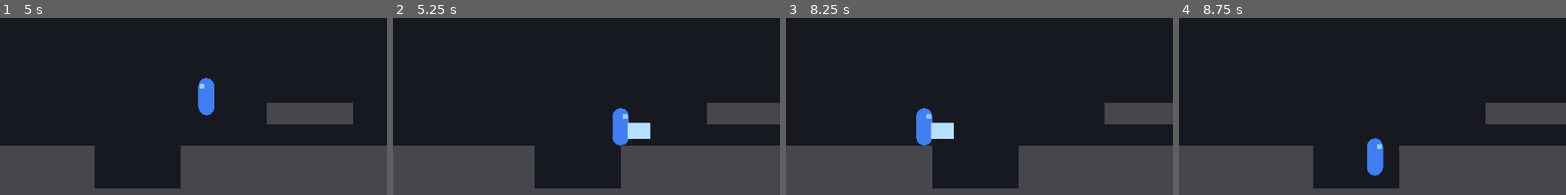
Above: before the commit, frames 1-4 (left to right).
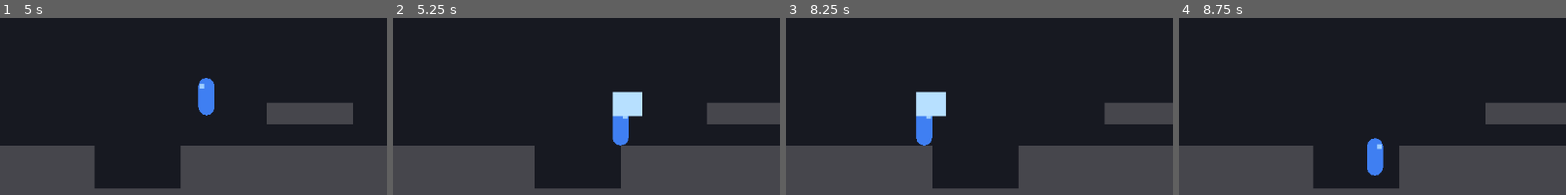
Above: after the commit, the same moments.

Repository: amin8448/rostam_haft_khan
Game: Godot game, scene res://scenes/world/main.tscn
The game is run twice, just before and just after one commit, with the same random seed, the same clock (stepped at 60 frames per second) and the same inputs.
Inputs:
- Up to frame 1 (5 s): tap Enter at 0.5 s; hold Right (move_right) 0.53-2.03 s; tap Z (attack) at 0.6, 1.55, 2.1, 3.05, 3.6, 4.55 s; tap Space (jump) at 0.77, 0.8, 1.07, 1.35, 1.52, 1.82, 2.3, 3.02, 3.32, 3.77, 3.8, 4.07, 4.35, 4.52, 4.82 s; hold Left (move_left) 2.03-2.78 s; hold Right (move_right) 2.78-4.28 s; tap E (interact) at 2.85 s; hold Left (move_left) from 4.28 s (still down)
- Up to frame 2 (5.25 s): release Left (move_left) at 5.03 s; hold Right (move_right) from 5.03 s (still down); tap Z (attack) at 5.1 s
- Up to frame 3 (8.25 s): tap Space (jump) at 5.3, 6.02, 6.32, 6.77, 6.8, 7.07, 7.35, 7.52, 7.82 s; release Right (move_right) at 5.78 s; hold Left (move_left) 5.78-7.28 s; tap E (interact) at 5.85 s; tap Z (attack) at 6.05, 6.6, 7.55, 8.1 s; hold Right (move_right) from 7.28 s (still down)
- Up to frame 4 (8.75 s): keep holding Right (move_right); tap Space (jump) at 8.3 s
The pictures show only the part of the screen within x 23-73%, y 50-100%; the shares and areas given below are measured in that part.

Frame 1 is identical in both runs. In frame 2, 1.7% of the frame differs, in the area x 56-67%, y 41-69%; in frame 3, 1.7%, in the area x 33-44%, y 41-69%; in frame 4, nothing differs.

Commit message:
Give the air swing its own reach and height, and raise the Vultures
mace_reach and mace_height become per-swing arrays, the same pattern as
swing_size. The air swing is 44 by 36 rather than 34 by 24, sits 34 px above
Rostam's centre instead of 6 below, and reaches backwards rather than forwards
so the box straddles him: that is what lets it cover the space directly overhead
as well as in front. The ground swings are untouched.

That alone did not achieve the goal, and measuring said why. Rostam's jump apex
put his head at 593 while the Vultures sat at 630, so on the way up his hurtbox
went clean through their contact box before the mace ever opened: he took the
hit, the stun swallowed the attack input, and the swing never happened. The
mace can be moved; his head cannot.

So both Vultures in room 2 move from y 630 to 576, above the top of his jump.
His head now tops out 9 px below their contact box and he cannot reach it from
the floor at all, while the mace overlaps them across a 52 px band around the
apex, which is about 12 ticks of arc against a 5 tick swing.

hover_width drops from 56 to 28 so a drifting Vulture stays inside the air
swing's box while Rostam is under its anchor, which is the fallback that was
offered and it was needed.

test_vulture now kills it from directly underneath, still drifting, in two jumps
and on full health. Note detect_width has to go negative to disable diving, not
to zero: zero still fires on exact alignment, which is exactly where Rostam
stands for this test, so the first attempt measured a dive instead of a swing.

Design doc sections 5 and 6 updated. All ten suites pass.

Co-Authored-By: Claude Opus 5 <noreply@anthropic.com>

Diff:
--- a/scenes/rooms/khan1_02_reeds.tscn
+++ b/scenes/rooms/khan1_02_reeds.tscn
@@ -40,7 +40,7 @@
 target_room = "res://scenes/rooms/khan1_03_cliffs.tscn"
 
 [node name="VultureWest" parent="." instance=ExtResource("9_vulture")]
-position = Vector2(560, 630)
+position = Vector2(560, 576)
 
 [node name="VultureEast" parent="." instance=ExtResource("9_vulture")]
-position = Vector2(960, 630)
+position = Vector2(960, 576)
--- a/scripts/enemies/vulture.gd
+++ b/scripts/enemies/vulture.gd
@@ -11,8 +11,10 @@
 enum State { HOVER, TELEGRAPH, DIVE, RETURN }
 
 @export_group("Hover")
-## Half-width and half-height of the figure-eight around the anchor.
-@export var hover_width: float = 56.0
+## Half-width and half-height of the figure-eight around the anchor. The width
+## is kept under 30 so the Vulture never drifts out of the air swing's box while
+## Rostam is directly beneath its anchor.
+@export var hover_width: float = 28.0
 @export var hover_height: float = 20.0
 ## Radians per second along the curve. One lap takes about 5 s at 1.2.
 @export var hover_speed: float = 1.2
--- a/scripts/player/rostam.gd
+++ b/scripts/player/rostam.gd
@@ -51,8 +51,11 @@
 ## The third swing hits harder without hitting for more: section 5 asks for more
 ## knockback and a bigger box, not more damage.
 @export var swing_knockback: Array[float] = [180.0, 180.0, 320.0, 180.0]
+## The air swing is the odd one: bigger, and it sweeps the space above and in
+## front of Rostam rather than straight ahead, because the things worth hitting
+## in the air are overhead.
 @export var swing_size: Array[Vector2] = [
-	Vector2(34, 24), Vector2(34, 24), Vector2(46, 32), Vector2(34, 24),
+	Vector2(34, 24), Vector2(34, 24), Vector2(46, 32), Vector2(44, 36),
 ]
 ## Forward step per swing. The two quick swings leave Rostam planted and only
 ## the finisher travels, so the third hit reads as a lunge rather than a third
@@ -61,13 +64,16 @@
 @export var swing_step: Array[float] = [0.0, 0.0, 20.0, 0.0]
 ## Effectively the finisher's lunge speed: no other swing steps.
 @export var swing_step_speed: float = 120.0
-## Gap from Rostam's centre to the near edge of the mace head.
-@export var mace_reach: float = 10.0
-## Height of the mace head relative to Rostam's centre, positive being lower. It
-## hangs below centre rather than at chest height because ground enemies are
-## low: the Jackal is a 24 px slab, and a chest-height swing cleared all but
-## 4 px of it, which whiffs the moment either of them is nudged.
-@export var mace_height: float = 6.0
+## Gap from Rostam's centre to the near edge of the mace head, per swing. The
+## air swing's is negative so the box straddles him instead of sitting purely in
+## front, which is what lets it reach something directly overhead.
+@export var swing_reach: Array[float] = [10.0, 10.0, 10.0, -12.0]
+## Height of the mace box relative to Rostam's centre, positive being lower,
+## per swing. The ground swings hang low because ground enemies are low: the
+## Jackal is a 24 px slab and a chest-height swing cleared all but 4 px of it.
+## The air swing goes the other way and sits above his head, so the box arrives
+## before his hurtbox does when he rises into something.
+@export var swing_height: Array[float] = [6.0, 6.0, 6.0, -34.0]
 ## No further attack input within this long after a swing and the combo drops
 ## back to the first hit.
 @export var combo_reset_time: float = 0.4
@@ -321,7 +327,8 @@
 	_mace.knockback_speed = _swing_f(swing_knockback, index)
 	var box: Vector2 = _swing_v2(swing_size, index)
 	_mace.size = box
-	_mace.offset = Vector2(mace_reach + box.x * 0.5, mace_height)
+	_mace.offset = Vector2(_swing_f(swing_reach, index) + box.x * 0.5,
+			_swing_f(swing_height, index))
 	_mace.deactivate()
 
 
--- a/tests/test_vulture.gd
+++ b/tests/test_vulture.gd
@@ -10,7 +10,8 @@
 ##   the dive                 arrives within 30 px of where he was when it
 ##                            committed, not where he has since moved to
 ##   afterwards               back on the anchor, hovering again
-##   two air attacks          2 health to 0, and Rostam takes no damage doing it
+##   two air attacks          2 health to 0, from directly underneath, with
+##                            the Vulture drifting and Rostam taking no damage
 ##   contact box              trimmed contact_safe_underside off the belly
 ##   touching its side        still costs 1, so only the belly is inert
 ##
@@ -19,20 +20,23 @@
 ## jump plus the air attack can reach it. Leading its horizontal swing is a
 ## matter of play skill and is not what this check is for.
 ##
-## It swings from 45 px to the side, not from underneath, and the safe underside
-## does not change that. Rostam's capsule is 56 tall and its top sits 22 px above
-## the top of his mace box, while the Vulture is 16 px tall: by the time the mace
-## reaches its underside his head is already past its top, and his capsule spans
-## the whole body. No contact box inside that body can avoid him, so trimming the
-## belly makes it safe to be under but not safe to attack from under.
-## 45 px clears the two bodies (12 + 18 = 30) while leaving the mace, which
-## reaches 44 px, well inside it.
+## It swings from directly underneath, with the Vulture still drifting. Two
+## things make that safe. The air swing has its own reach and height, so its box
+## sits above Rostam's head and straddles him rather than sitting purely in
+## front. And the Vulture is anchored above his jump apex: his head tops out at
+## 593 while the contact box is at 566 to 574, so he cannot reach it at all from
+## the floor. The mace still does, with a 52 px band of overlap around the apex.
+##
+## Only diving is switched off, so what is under test is the attack rather than
+## whichever of them lands first. Note detect_width must go negative, not to
+## zero: zero still fires on exact alignment, which is precisely where Rostam is
+## standing here.
 
 const Support = preload("res://tests/test_support.gd")
 
 const TIMEOUT: int = 2400
-## VultureWest in room 2.
-const ANCHOR: Vector2 = Vector2(560, 630)
+## VultureWest in room 2, anchored above Rostam's jump apex.
+const ANCHOR: Vector2 = Vector2(560, 576)
 ## Directly below the anchor, on room 2's floor.
 const UNDERNEATH: Vector2 = Vector2(560, 740)
 ## Clear ground, out of range of both Vultures and clear of the west door.
@@ -166,10 +170,9 @@
 
 	_check_contact_box()
 
-	# Park it on its anchor for the reach test.
+	# Left hovering on purpose: the point is that it can be hit while drifting.
 	_vulture.reset()
-	_vulture.hover_speed = 0.0
-	_vulture.detect_width = 0.0
+	_vulture.detect_width = -1.0
 	_phase = "kill"
 	_phase_start = _tick
 
@@ -177,7 +180,7 @@
 func _run_kill() -> void:
 	var at: int = _tick - _phase_start
 	if at == 5:
-		_player.respawn(Vector2(_vulture.global_position.x - 45.0, UNDERNEATH.y))
+		_player.respawn(Vector2(_vulture.get_anchor().x, UNDERNEATH.y))
 		_health_at_kill = _player.health
 		return
 	# respawn() drops him from exactly resting height and he settles over a few
Not shown, changed: docs/khan1_design.md
